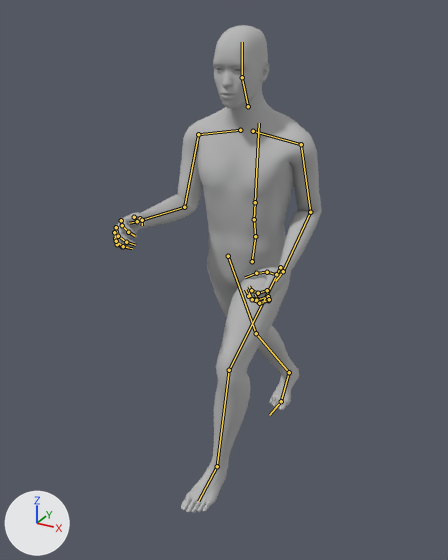
Two versions of the glTF model addons/walkers/assets/humanoid.glb, one commit apart.
Both versions are drawn from a camera (50 mm lens) standing at (0.94, -1.943, 1.784) and looking at (-0.09, -0.071, 0.848). The axes (+X, +Y, +Z) are drawn at lower left. The lights are the same throughout. The older version comes first. Both versions are drawn at frame 15 of the action 'Jog'; the numbers are the values there. The bones that change, and the others that lie on the model, are drawn over the model as lines.

Objects in the first picture: 'Humanoid_CC0'.
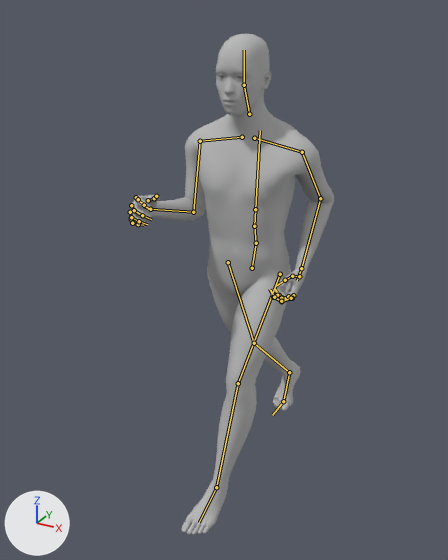
Patch to the scene script:
```diff
--- a/addons/walkers/assets/humanoid.glb.py
+++ b/addons/walkers/assets/humanoid.glb.py
@@ bone_hips @@
 bone_hips = bpy.data.objects['Humanoid'].pose.bones['Hips']
-bone_hips.location = (-0.006, -0.038, -0.014)
-bone_hips.rotation_quaternion = (0.999, 0.044, -0.016, -0.005)  # degrees (5, -2, -1)
+bone_hips.location = (-0.006, -0.062, -0.023)
+bone_hips.rotation_quaternion = (0.999, 0.035, -0.015, -0.005)  # degrees (4, -2, -1)
@@ bone_leftupperleg @@
 bone_leftupperleg = bpy.data.objects['Humanoid'].pose.bones['LeftUpperLeg']  # child of 'Hips'
-bone_leftupperleg.rotation_quaternion = (-0.88, 0.411, 0.0, -0.237)  # degrees (-48, 11, 25)
+bone_leftupperleg.rotation_quaternion = (-0.937, 0.294, 0.0, -0.189)  # degrees (-34, 6, 21)
@@ bone_leftlowerleg @@
 bone_leftlowerleg = bpy.data.objects['Humanoid'].pose.bones['LeftLowerLeg']  # child of 'LeftUpperLeg'
-bone_leftlowerleg.rotation_quaternion = (0.897, 0.437, 0.0, 0.047)  # degrees (52, -2, 5)
+bone_leftlowerleg.rotation_quaternion = (0.973, 0.229, 0.0, 0.02)  # degrees (26, -1, 2)
@@ bone_leftfoot @@
 bone_leftfoot = bpy.data.objects['Humanoid'].pose.bones['LeftFoot']  # child of 'LeftLowerLeg'
-bone_leftfoot.rotation_quaternion = (0.997, -0.007, 0.036, -0.065)  # degrees (-1, 4, -8)
+bone_leftfoot.rotation_quaternion = (0.992, 0.107, 0.031, -0.055)  # degrees (12, 4, -6)
@@ bone_rightupperleg @@
 bone_rightupperleg = bpy.data.objects['Humanoid'].pose.bones['RightUpperLeg']  # child of 'Hips'
-bone_rightupperleg.rotation_quaternion = (0.988, 0.153, 0.0, 0.014)  # degrees (18, 0, 2)
+bone_rightupperleg.rotation_quaternion = (0.991, 0.136, 0.0, 0.002)  # degrees (16, 0, 0)
@@ bone_rightlowerleg @@
 bone_rightlowerleg = bpy.data.objects['Humanoid'].pose.bones['RightLowerLeg']  # child of 'RightUpperLeg'
-bone_rightlowerleg.rotation_quaternion = (0.986, 0.165, 0.0, 0.007)  # degrees (19, 0, 1)
+bone_rightlowerleg.rotation_quaternion = (0.97, 0.242, 0.0, 0.009)  # degrees (28, 0, 1)
@@ bone_rightfoot @@
 bone_rightfoot = bpy.data.objects['Humanoid'].pose.bones['RightFoot']  # child of 'RightLowerLeg'
-bone_rightfoot.rotation_quaternion = (0.988, -0.146, -0.048, 0.017)  # degrees (-17, -5, 3)
+bone_rightfoot.rotation_quaternion = (0.995, -0.087, -0.039, 0.029)  # degrees (-10, -4, 4)
@@ bone_righttoes @@
 bone_righttoes = bpy.data.objects['Humanoid'].pose.bones['RightToes']  # child of 'RightFoot'
-bone_righttoes.rotation_quaternion = (0.979, -0.169, -0.011, -0.113)  # degrees (-19, -3, -13)
+bone_righttoes.rotation_quaternion = (0.951, -0.257, -0.017, -0.172)  # degrees (-29, -7, -19)
@@ bone_leftupperarm @@
 bone_leftupperarm = bpy.data.objects['Humanoid'].pose.bones['LeftUpperArm']  # child of 'LeftShoulder'
-bone_leftupperarm.rotation_quaternion = (0.732, -0.177, 0.0, -0.658)  # degrees (-15, -13, -82)
+bone_leftupperarm.rotation_quaternion = (0.731, -0.429, 0.0, -0.529)  # degrees (-45, -27, -60)
@@ bone_leftlowerarm @@
 bone_leftlowerarm = bpy.data.objects['Humanoid'].pose.bones['LeftLowerArm']  # child of 'LeftUpperArm'
-bone_leftlowerarm.rotation_quaternion = (0.778, 0.615, 0.0, -0.129)  # degrees (76, 9, -12)
+bone_leftlowerarm.rotation_quaternion = (0.751, 0.548, 0.0, -0.367)  # degrees (64, 24, -37)
@@ bone_rightupperarm @@
 bone_rightupperarm = bpy.data.objects['Humanoid'].pose.bones['RightUpperArm']  # child of 'RightShoulder'
-bone_rightupperarm.rotation_quaternion = (0.732, 0.223, 0.0, 0.644)  # degrees (20, -17, 80)
+bone_rightupperarm.rotation_quaternion = (0.731, 0.073, 0.0, 0.678)  # degrees (6, -6, 85)
@@ bone_rightlowerarm @@
 bone_rightlowerarm = bpy.data.objects['Humanoid'].pose.bones['RightLowerArm']  # child of 'RightUpperArm'
-bone_rightlowerarm.rotation_quaternion = (0.778, 0.571, 0.0, -0.263)  # degrees (69, 17, -25)
+bone_rightlowerarm.rotation_quaternion = (0.629, 0.758, 0.0, -0.172)  # degrees (99, 15, -13)
```

Changed parts and their boxes [x1, y1, x2, y2] in the pictures (448 x 560 px):
'Humanoid_CC0', posed
    before: [113, 25, 322, 513]
    after: [129, 34, 334, 535]
bone 'Hips', root to tip
    before: (252, 261) to (255, 236)
    after: (252, 268) to (256, 243)
bone 'LeftUpperLeg', root to tip
    before: (280, 267) to (229, 370)
    after: (280, 274) to (238, 383)
bone 'LeftLowerLeg', root to tip
    before: (229, 370) to (217, 466)
    after: (238, 383) to (216, 487)
bone 'LeftFoot', root to tip
    before: (217, 466) to (198, 501)
    after: (216, 487) to (199, 522)
bone 'RightUpperLeg', root to tip
    before: (228, 256) to (256, 333)
    after: (228, 262) to (254, 343)
bone 'RightLowerLeg', root to tip
    before: (256, 333) to (289, 372)
    after: (254, 343) to (289, 372)
bone 'RightFoot', root to tip
    before: (289, 372) to (281, 401)
    after: (289, 372) to (283, 401)
bone 'RightToes', root to tip
    before: (281, 401) to (269, 415)
    after: (283, 401) to (272, 415)
bone 'LeftUpperArm', root to tip
    before: (301, 144) to (310, 212)
    after: (302, 152) to (320, 198)
bone 'LeftLowerArm', root to tip
    before: (310, 212) to (283, 271)
    after: (320, 198) to (301, 268)
bone 'RightUpperArm', root to tip
    before: (198, 134) to (184, 207)
    after: (200, 141) to (193, 212)
bone 'RightLowerArm', root to tip
    before: (184, 207) to (137, 221)
    after: (193, 212) to (150, 209)
